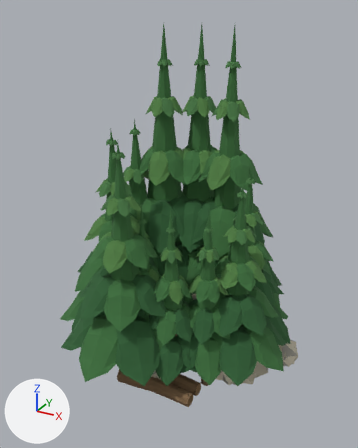
The glTF model Unity/Assets/Eldoria/World4XCanon/Resources/World4X/Blender/RegionOneResources.glb, before and after one commit.
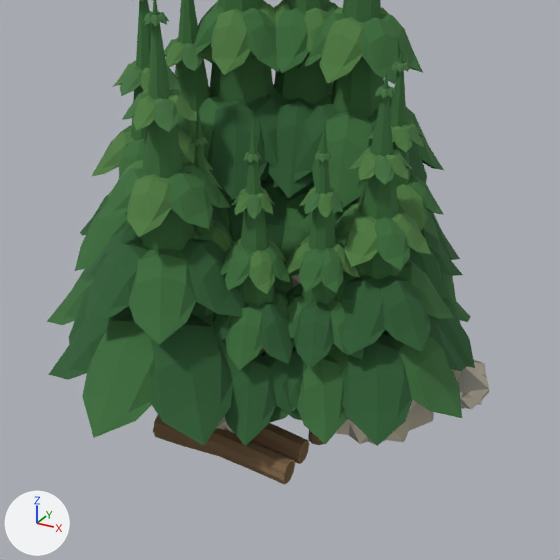
Old and new are each drawn whole from a 50 mm camera at (8.22, -15.55, 13.78) aimed at (-0.18, -0.27, 6.14) and again close up on the part from 10% to 94% of the width and 33% to 100% of the height. Arrows for +X, +Y and +Z are at lower left; the lights stay in place. The first two pictures are the older version. Where no turn or scale is listed for an object, it has been applied to the vertices.

The older version as bpy lines, for what is in view:
```python
ob_wood_crown_1_002 = bpy.data.objects.new('Wood crown 1.002', me_k_slender_fir_editable_branch_masses_005)
ob_wood_crown_1_002.location = (-1.81, 1.33, 0.0)
ob_wood_crown_3 = bpy.data.objects.new('Wood crown 3', me_k_slender_fir_editable_branch_masses_002)
ob_wood_crown_3.location = (-0.8, -1.9, 0.0)
ob_wood_crown_3_001 = bpy.data.objects.new('Wood crown 3.001', me_k_slender_fir_editable_branch_masses_004)
ob_wood_crown_3_001.location = (0.51, -2.0, 0.0)
# also in view: 'Wood crown 1' at (0.89, 2.05, 6.65); 'Wood crown 0.002' at (-1.3, -2.54, 4.89); 'Wood crown 3.002' at (1.63, -1.29, 3.77); 'Wood cut trunk 0' at (0.15, -2.79, 0.38); 'Wood cut trunk 0.002' at (0.15, -2.8, 0.36)
```
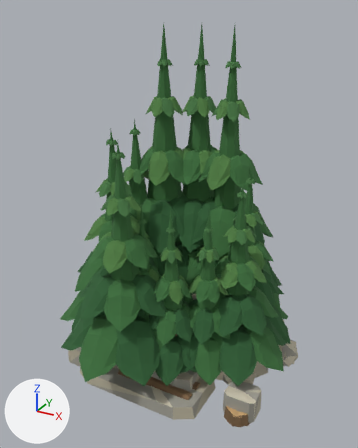
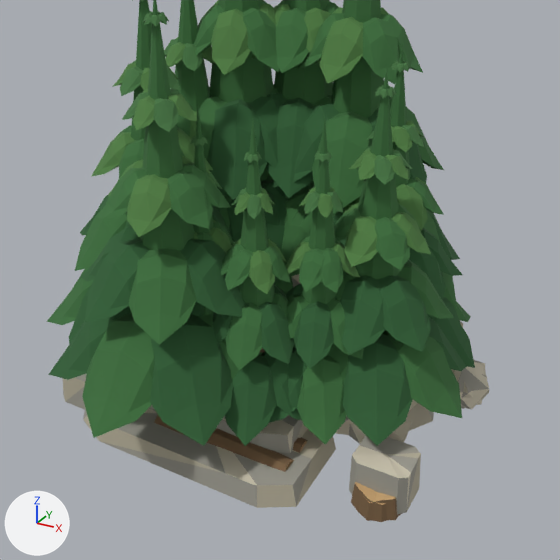
What changed in the scene script:
```text
Add ob_hand_cut_timber_stump_1_002:
    ob_hand_cut_timber_stump_1_002 = bpy.data.objects.new('Hand-cut timber stump 1.002', me_hand_cut_timber_stump_1_mesh_002)  # 25 vertices, 36 faces; spans x 2.926..3.965, y -2.888..-1.875, z 0.0..0.49; in mat_wood_deeply_grooved_bark (brown #795f42), mat_wood_cut_heart (brown #c8a473)
    ob_hand_cut_timber_stump_1_002.location = (0.0, 0.0, 0.0)
Add ob_hand_cut_timber_stump_1_001:
    ob_hand_cut_timber_stump_1_001 = bpy.data.objects.new('Hand-cut timber stump 1.001', me_hand_cut_timber_stump_1_mesh_001)  # 25 vertices, 36 faces; spans x 2.96..3.992, y -2.894..-1.863, z 0.0..0.486; in mat_wood_deeply_grooved_bark (brown #795f42), mat_wood_cut_heart (brown #c8a473)
    ob_hand_cut_timber_stump_1_001.location = (0.0, 0.0, 0.0)
Add ob_hand_cut_timber_stump_1:
    ob_hand_cut_timber_stump_1 = bpy.data.objects.new('Hand-cut timber stump 1', me_hand_cut_timber_stump_1_mesh)  # 25 vertices, 36 faces; spans x 2.976..3.99, y -2.869..-1.83, z 0.0..0.495; in mat_wood_deeply_grooved_bark (brown #795f42), mat_wood_cut_heart (brown #c8a473)
    ob_hand_cut_timber_stump_1.location = (0.0, 0.0, 0.0)
Add ob_quarry_worked_stone_1_002:
    ob_quarry_worked_stone_1_002 = bpy.data.objects.new('Quarry worked stone 1.002', me_quarry_worked_stone_1_mesh_002)  # 17 vertices, 24 faces; spans x 2.84..4.06, y -2.55..-1.55, z 0.07..0.965; in mat_stone_warm_limestone (grey #b8b19b), mat_stone_weathered_planes (grey #a09e93), mat_stone_pale_broken_faces (pale yellow #d1cab5)
    ob_quarry_worked_stone_1_002.location = (0.0, 0.0, 0.0)
Add ob_quarry_weathered_second_bench_002:
    ob_quarry_weathered_second_bench_002 = bpy.data.objects.new('Quarry weathered second bench.002', me_quarry_weathered_second_bench_mesh_002)  # 17 vertices, 24 faces; spans x -2.85..1.55, y -2.75..-0.85, z 0.44..0.96; in mat_stone_warm_limestone (grey #b8b19b), mat_stone_weathered_planes (grey #a09e93), mat_stone_pale_broken_faces (pale yellow #d1cab5)
    ob_quarry_weathered_second_bench_002.location = (0.0, 0.0, 0.0)
Add ob_quarry_exposed_lower_bench_002:
    ob_quarry_exposed_lower_bench_002 = bpy.data.objects.new('Quarry exposed lower bench.002', me_quarry_exposed_lower_bench_mesh_002)  # 17 vertices, 24 faces; spans x -3.2..2.1, y -3.65..-1.05, z 0.02..0.52; in mat_stone_warm_limestone (grey #b8b19b), mat_stone_weathered_planes (grey #a09e93), mat_stone_pale_broken_faces (pale yellow #d1cab5)
    ob_quarry_exposed_lower_bench_002.location = (0.0, 0.0, 0.0)
Add ob_quarry_worked_stone_1_001:
    ob_quarry_worked_stone_1_001 = bpy.data.objects.new('Quarry worked stone 1.001', me_quarry_worked_stone_1_mesh_001)  # 17 vertices, 24 faces; spans x 2.84..4.06, y -2.55..-1.55, z 0.07..0.965; in mat_stone_warm_limestone (grey #b8b19b), mat_stone_weathered_planes (grey #a09e93), mat_stone_pale_broken_faces (pale yellow #d1cab5)
    ob_quarry_worked_stone_1_001.location = (0.0, 0.0, 0.0)
Add ob_quarry_worked_stone_0_001:
    ob_quarry_worked_stone_0_001 = bpy.data.objects.new('Quarry worked stone 0.001', me_quarry_worked_stone_0_mesh_001)  # 17 vertices, 24 faces; spans x -4.06..-2.84, y -3.05..-2.05, z 0.08..0.855; in mat_stone_warm_limestone (grey #b8b19b), mat_stone_weathered_planes (grey #a09e93), mat_stone_pale_broken_faces (pale yellow #d1cab5)
    ob_quarry_worked_stone_0_001.location = (0.0, 0.0, 0.0)
Add ob_quarry_weathered_second_bench_001:
    ob_quarry_weathered_second_bench_001 = bpy.data.objects.new('Quarry weathered second bench.001', me_quarry_weathered_second_bench_mesh_001)  # 17 vertices, 24 faces; spans x -2.85..1.55, y -2.75..-0.85, z 0.44..0.96; in mat_stone_warm_limestone (grey #b8b19b), mat_stone_weathered_planes (grey #a09e93), mat_stone_pale_broken_faces (pale yellow #d1cab5)
    ob_quarry_weathered_second_bench_001.location = (0.0, 0.0, 0.0)
Add ob_quarry_exposed_lower_bench_001:
    ob_quarry_exposed_lower_bench_001 = bpy.data.objects.new('Quarry exposed lower bench.001', me_quarry_exposed_lower_bench_mesh_001)  # 17 vertices, 24 faces; spans x -3.2..2.1, y -3.65..-1.05, z 0.02..0.52; in mat_stone_warm_limestone (grey #b8b19b), mat_stone_weathered_planes (grey #a09e93), mat_stone_pale_broken_faces (pale yellow #d1cab5)
    ob_quarry_exposed_lower_bench_001.location = (0.0, 0.0, 0.0)
Add ob_quarry_worked_stone_1:
    ob_quarry_worked_stone_1 = bpy.data.objects.new('Quarry worked stone 1', me_quarry_worked_stone_1_mesh)  # 17 vertices, 24 faces; spans x 2.84..4.06, y -2.55..-1.55, z 0.07..0.965; in mat_stone_warm_limestone (grey #b8b19b), mat_stone_weathered_planes (grey #a09e93), mat_stone_pale_broken_faces (pale yellow #d1cab5)
    ob_quarry_worked_stone_1.location = (0.0, 0.0, 0.0)
Add ob_quarry_worked_stone_0:
    ob_quarry_worked_stone_0 = bpy.data.objects.new('Quarry worked stone 0', me_quarry_worked_stone_0_mesh)  # 17 vertices, 24 faces; spans x -4.06..-2.84, y -3.05..-2.05, z 0.08..0.855; in mat_stone_warm_limestone (grey #b8b19b), mat_stone_weathered_planes (grey #a09e93), mat_stone_pale_broken_faces (pale yellow #d1cab5)
    ob_quarry_worked_stone_0.location = (0.0, 0.0, 0.0)
Add ob_quarry_weathered_second_bench:
    ob_quarry_weathered_second_bench = bpy.data.objects.new('Quarry weathered second bench', me_quarry_weathered_second_bench_mesh)  # 17 vertices, 24 faces; spans x -2.85..1.55, y -2.75..-0.85, z 0.44..0.96; in mat_stone_warm_limestone (grey #b8b19b), mat_stone_weathered_planes (grey #a09e93), mat_stone_pale_broken_faces (pale yellow #d1cab5)
    ob_quarry_weathered_second_bench.location = (0.0, 0.0, 0.0)
Add ob_quarry_exposed_lower_bench:
    ob_quarry_exposed_lower_bench = bpy.data.objects.new('Quarry exposed lower bench', me_quarry_exposed_lower_bench_mesh)  # 17 vertices, 24 faces; spans x -3.2..2.1, y -3.65..-1.05, z 0.02..0.52; in mat_stone_warm_limestone (grey #b8b19b), mat_stone_weathered_planes (grey #a09e93), mat_stone_pale_broken_faces (pale yellow #d1cab5)
    ob_quarry_exposed_lower_bench.location = (0.0, 0.0, 0.0)
```

Pixel boxes [x1, y1, x2, y2] of what changed, in the close-ups (560 x 560 px):
'Quarry exposed lower bench', added: after [83, 413, 312, 508]
'Quarry exposed lower bench.001', added: after [83, 408, 257, 507]
'Quarry worked stone 1', added: after [349, 445, 411, 514]
'Quarry weathered second bench', added: after [149, 405, 294, 453]
'Quarry exposed lower bench.002', added: after [211, 429, 336, 507]
'Quarry worked stone 1.002', added: after [360, 435, 420, 509]
'Hand-cut timber stump 1', added (brown): after [351, 487, 387, 522]
'Hand-cut timber stump 1.002', added (brown): after [356, 482, 399, 520]
'Quarry worked stone 0', added: after [63, 373, 87, 410]
'Quarry worked stone 1.001', added: after [387, 453, 421, 510]
'Quarry weathered second bench.002', added (mostly hidden): after [281, 415, 303, 452]
'Hand-cut timber stump 1.001', added: after [352, 482, 402, 521]
'Quarry worked stone 0.001', added (mostly hidden): after [62, 378, 85, 409]
'Quarry weathered second bench.001', added (mostly hidden): after [297, 424, 308, 438]
'Wood cut trunk 0.002', unchanged, covered by the edit: before [153, 426, 295, 484]; after [214, 428, 292, 468]
